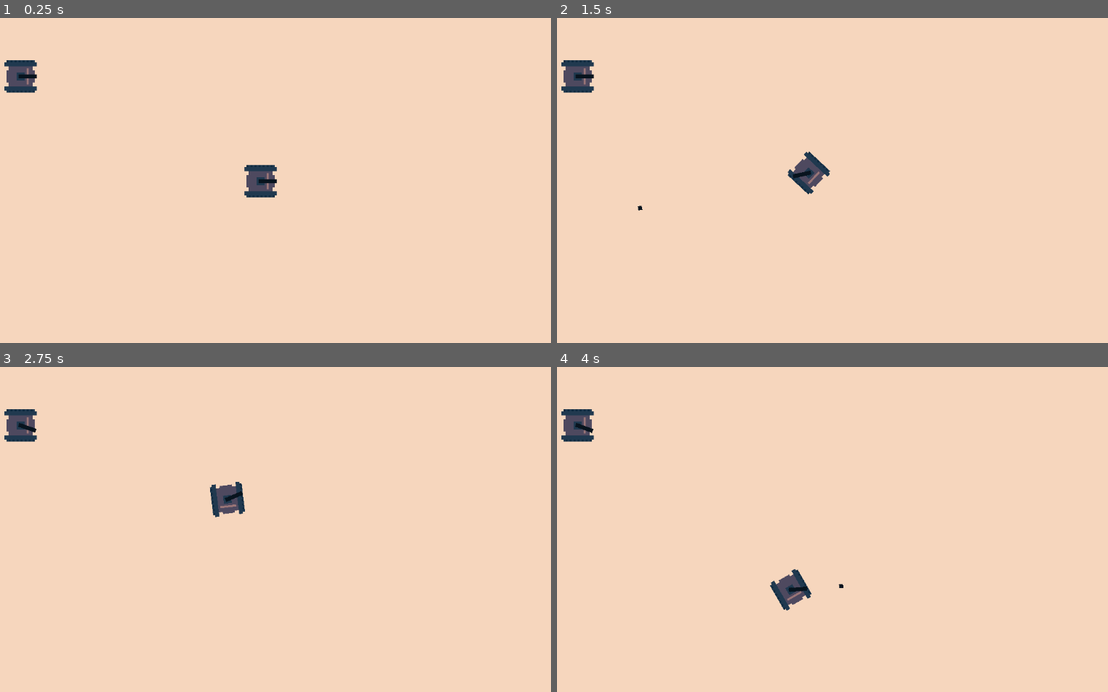
Above: before the commit, frames 1-4 (two rows, left to right).
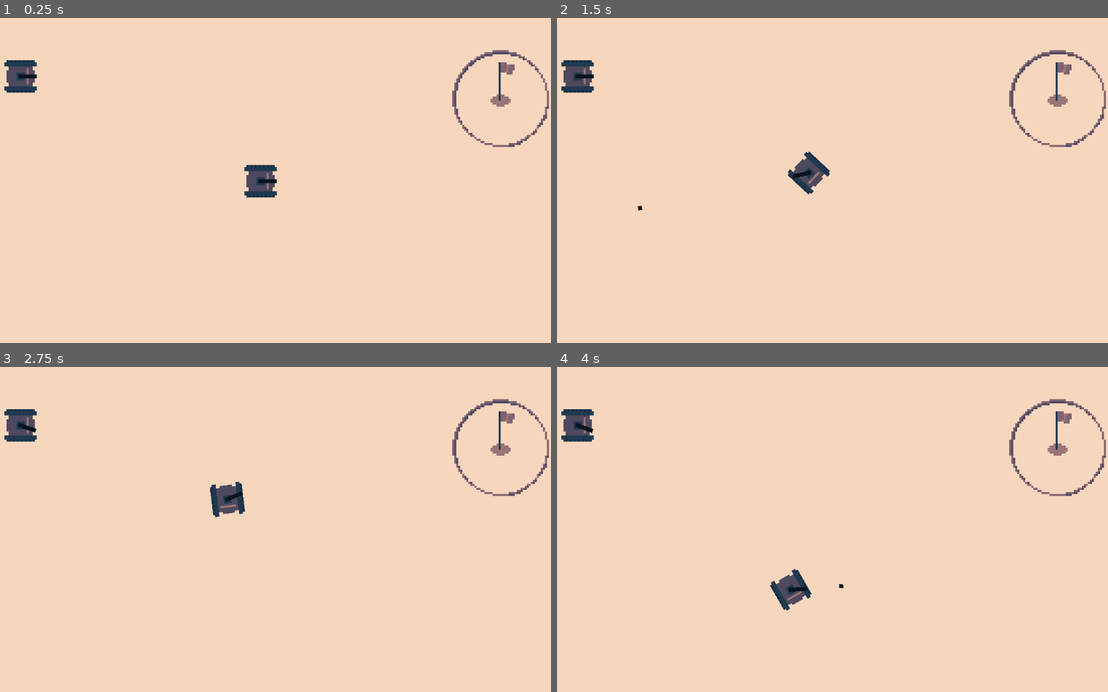
Above: after the commit, the same moments.

Repository: brageaasen/Fuel-Fury
Game: Godot game, scene res://MainScene.tscn
Two runs of this game, one before a commit and one after it. Both use one fixed random seed, a clock stepped at 60 frames per second and the inputs below.
Inputs (mouse positions are in pixels of both pictures, inside the frame that each line leads up to):
- Up to frame 1 (0.25 s): no input
- Up to frame 2 (1.5 s): tap Enter at 0.5 s; move the mouse to (942, 164) at 0.52 s; press the mouse at (942, 164) at 0.53 s; hold D (turn_right) 0.53-1.28 s; move the mouse to (700, 196) at 1.27 s; release the mouse at (700, 196) at 1.28 s; hold S (back) from 1.28 s (still down); click (700, 196) at 1.35 s
- Up to frame 3 (2.75 s): move the mouse to (319, 458) at 2.02 s; release S (back) at 2.03 s; press the mouse at (319, 458) at 2.03 s; hold D (turn_right) from 2.03 s (still down)
- Up to frame 4 (4 s): move the mouse to (788, 594) at 2.77 s; release D (turn_right) at 2.78 s; release the mouse at (788, 594) at 2.78 s; hold W (forward) 2.78-3.53 s; click (788, 594) at 2.85 s; move the mouse to (992, 578) at 3.52 s; press the mouse at (992, 578) at 3.53 s; hold A (turn_left) from 3.53 s (still down)

The runs differ from the first frame. In frame 1, 0.8% of the frame differs, in the area x 82-100%, y 9-40%; in frame 2, 0.8%; in frame 3, 0.8%; in frame 4, 0.8%.

Commit message:
oops forgor the base scene (skull emoji)

Diff:
--- a/MainScene.tscn
+++ b/MainScene.tscn
@@ -1,9 +1,10 @@
-[gd_scene load_steps=5 format=3 uid="uid://darkjs45idgh1"]
+[gd_scene load_steps=6 format=3 uid="uid://darkjs45idgh1"]
 
 [ext_resource type="Texture2D" uid="uid://cghivxwdge483" path="res://assets/Background.png" id="1_gp332"]
 [ext_resource type="Script" path="res://MainScene.gd" id="1_lo4ee"]
 [ext_resource type="PackedScene" uid="uid://c27lt7vwi1j4f" path="res://tanks/Player.tscn" id="2_075rn"]
 [ext_resource type="PackedScene" uid="uid://bq1ywixvc2csc" path="res://tanks/EnemyTank.tscn" id="4_vblvd"]
+[ext_resource type="PackedScene" uid="uid://dkt8ngtenq443" path="res://base/Base.tscn" id="5_dbrtg"]
 
 [node name="MainScene" type="Node2D"]
 script = ExtResource("1_lo4ee")
@@ -23,4 +24,7 @@
 turret_speed = 6.0
 detect_radius = 100
 
+[node name="Base" parent="." instance=ExtResource("5_dbrtg")]
+position = Vector2(119, -41)
+
 [connection signal="shootSignal" from="Player" to="." method="_on_Tank_shootSignal"]
--- /dev/null
+++ b/base/Base.gd
@@ -0,0 +1,11 @@
+extends StaticBody2D
+
+
+# Called when the node enters the scene tree for the first time.
+func _ready():
+	pass # Replace with function body.
+
+
+# Called every frame. 'delta' is the elapsed time since the previous frame.
+func _process(delta):
+	pass
--- /dev/null
+++ b/base/Base.tscn
@@ -0,0 +1,20 @@
+[gd_scene load_steps=5 format=3 uid="uid://dkt8ngtenq443"]
+
+[ext_resource type="Script" path="res://base/Base.gd" id="1_7b4hr"]
+[ext_resource type="Texture2D" uid="uid://76kthr3a7gbn" path="res://assets/base-circle.png" id="1_873qq"]
+[ext_resource type="Texture2D" uid="uid://dweqhien0fcil" path="res://assets/base-flag.png" id="2_h8dwc"]
+
+[sub_resource type="CircleShape2D" id="CircleShape2D_pkfoc"]
+radius = 24.0208
+
+[node name="Base" type="StaticBody2D"]
+script = ExtResource("1_7b4hr")
+
+[node name="CollisionShape2D" type="CollisionShape2D" parent="."]
+shape = SubResource("CircleShape2D_pkfoc")
+
+[node name="Circle" type="Sprite2D" parent="."]
+texture = ExtResource("1_873qq")
+
+[node name="Flag" type="Sprite2D" parent="."]
+texture = ExtResource("2_h8dwc")
Not shown, changed: .DS_Store
Not shown, added: assets/Aseprite/.DS_Store
